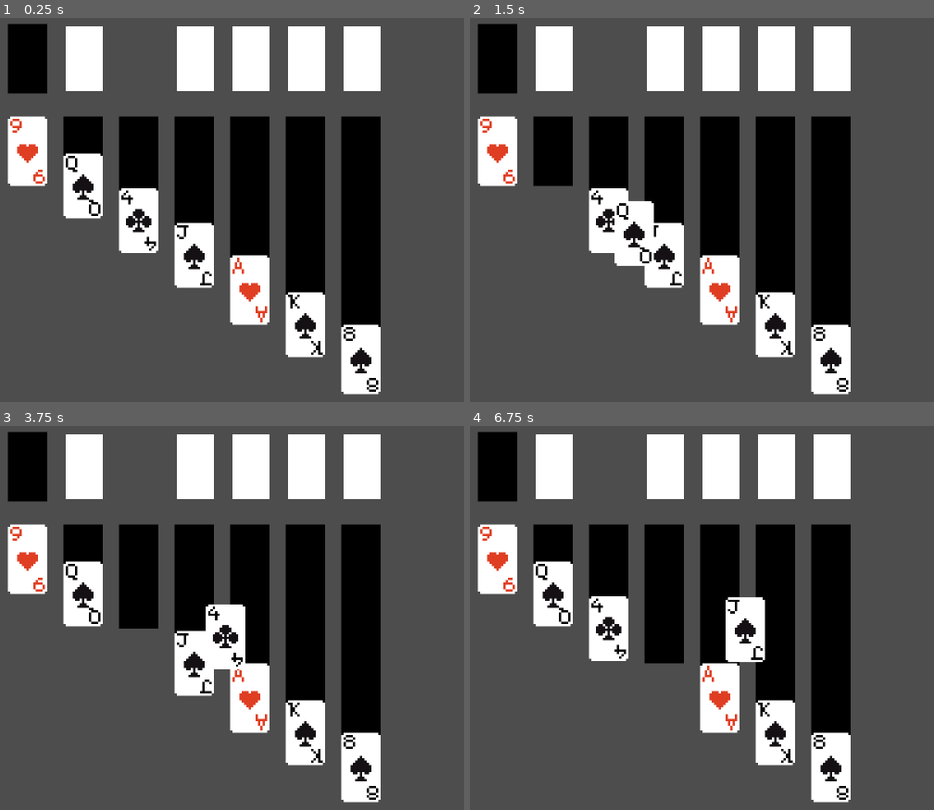
Above: before the commit, frames 1-4 (two rows, left to right).
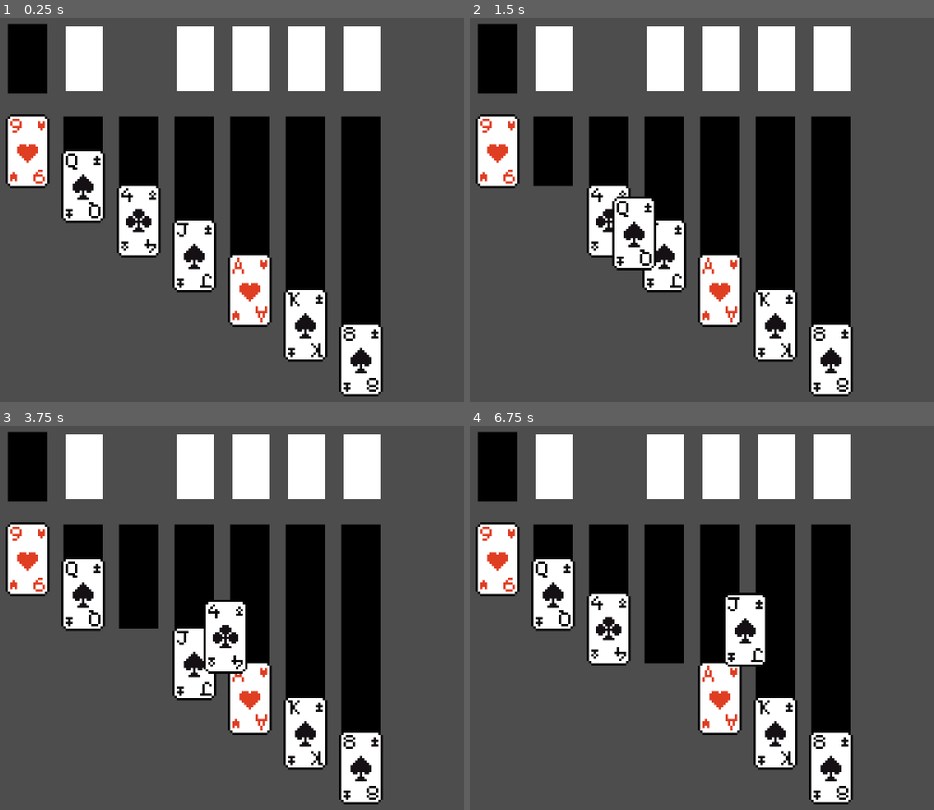
Above: after the commit, the same moments.

Repository: VortexAI-beta/solitaire
Game: Godot game, scene res://main.tscn
Two runs of this game, one before a commit and one after it. Both use one fixed random seed, a clock stepped at 60 frames per second and the inputs below.
Inputs (mouse positions are in pixels of both pictures, inside the frame that each line leads up to):
- Up to frame 1 (0.25 s): no input
- Up to frame 2 (1.5 s): tap Enter at 0.5 s; drag from (497, 152) to (609, 221) at 0.52 s; drag from (553, 152) to (794, 294) at 1.27 s
- Up to frame 3 (3.75 s): move the mouse to (83, 594) at 2.02 s; click (83, 594) at 2.17 s; tap Space at 2.75 s; drag from (139, 560) to (139, 556) at 2.77 s; tap Enter at 3.5 s; drag from (139, 594) to (399, 618) at 3.52 s
- Up to frame 4 (6.75 s): drag from (609, 629) to (720, 514) at 4.27 s; move the mouse to (664, 560) at 5.02 s; click (664, 560) at 5.17 s; tap Space at 5.75 s; drag from (664, 594) to (497, 560) at 5.77 s; tap Enter at 6.5 s; drag from (664, 629) to (906, 529) at 6.52 s

The runs differ from the first frame. In frame 1, 3.2% of the frame differs, in the area x 1-83%, y 25-99%; in frame 2, 2.8%; in frame 3, 2.9%; in frame 4, 3.0%.

Commit message:
added new sprits for cards front to include outlines and small suit indicators

Diff:
--- a/card.tscn
+++ b/card.tscn
@@ -1,21 +1,21 @@
-[gd_scene load_steps=4 format=3 uid="uid://yerkrcfrgdlg"]
+[gd_scene format=3 uid="uid://yerkrcfrgdlg"]
 
 [ext_resource type="Script" uid="uid://cmxnpfegi65lj" path="res://card.gd" id="1_kikvd"]
-[ext_resource type="Texture2D" uid="uid://kscoe7d1bmum" path="res://sprites/cards/spades/Ace-Sheet.png" id="2_rjlel"]
+[ext_resource type="Texture2D" uid="uid://cct7mm26y0jbv" path="res://sprites/cards/spades/cards.png" id="2_rjlel"]
 
 [sub_resource type="RectangleShape2D" id="RectangleShape2D_nsakb"]
 size = Vector2(17, 30)
 
-[node name="Card" type="Area2D"]
+[node name="Card" type="Area2D" unique_id=1486396699]
 position = Vector2(0, -1)
 script = ExtResource("1_kikvd")
 
-[node name="front" type="Sprite2D" parent="."]
+[node name="front" type="Sprite2D" parent="." unique_id=1658466567]
 texture = ExtResource("2_rjlel")
 hframes = 13
 vframes = 4
 
-[node name="back_temp" type="ColorRect" parent="."]
+[node name="back_temp" type="ColorRect" parent="." unique_id=4029128]
 anchors_preset = 8
 anchor_left = 0.5
 anchor_top = 0.5
@@ -30,10 +30,10 @@
 mouse_filter = 2
 color = Color(0, 0, 0, 1)
 
-[node name="back" type="Sprite2D" parent="."]
+[node name="back" type="Sprite2D" parent="." unique_id=1931612372]
 visible = false
 
-[node name="CollisionShape2D" type="CollisionShape2D" parent="."]
+[node name="CollisionShape2D" type="CollisionShape2D" parent="." unique_id=1061054108]
 position = Vector2(-0.5, 0)
 shape = SubResource("RectangleShape2D_nsakb")
 
Binary file changed: sprites/cards/spades/Ace.aseprite
Binary file added: sprites/cards/spades/cards.png
Not shown, added: sprites/cards/spades/cards.png.import
